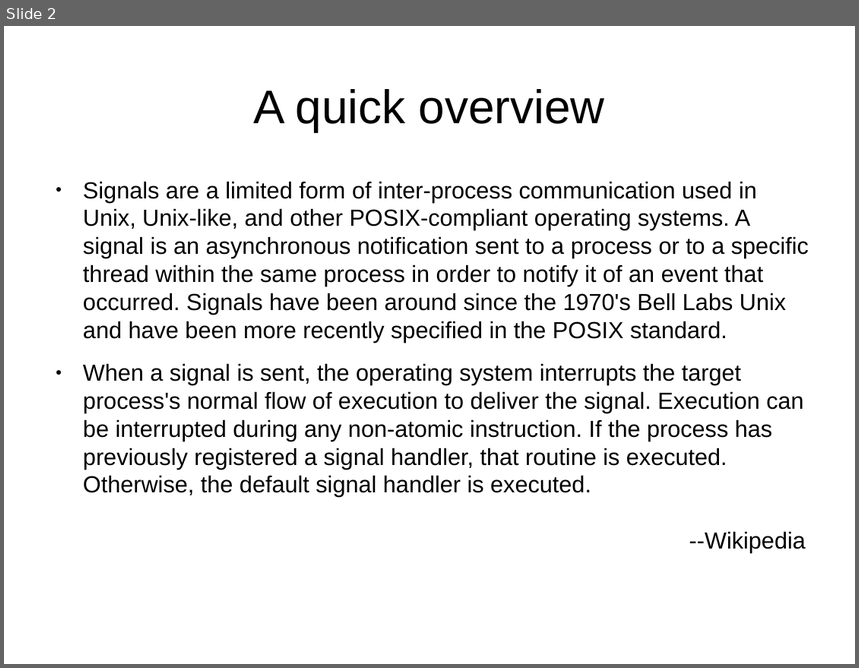
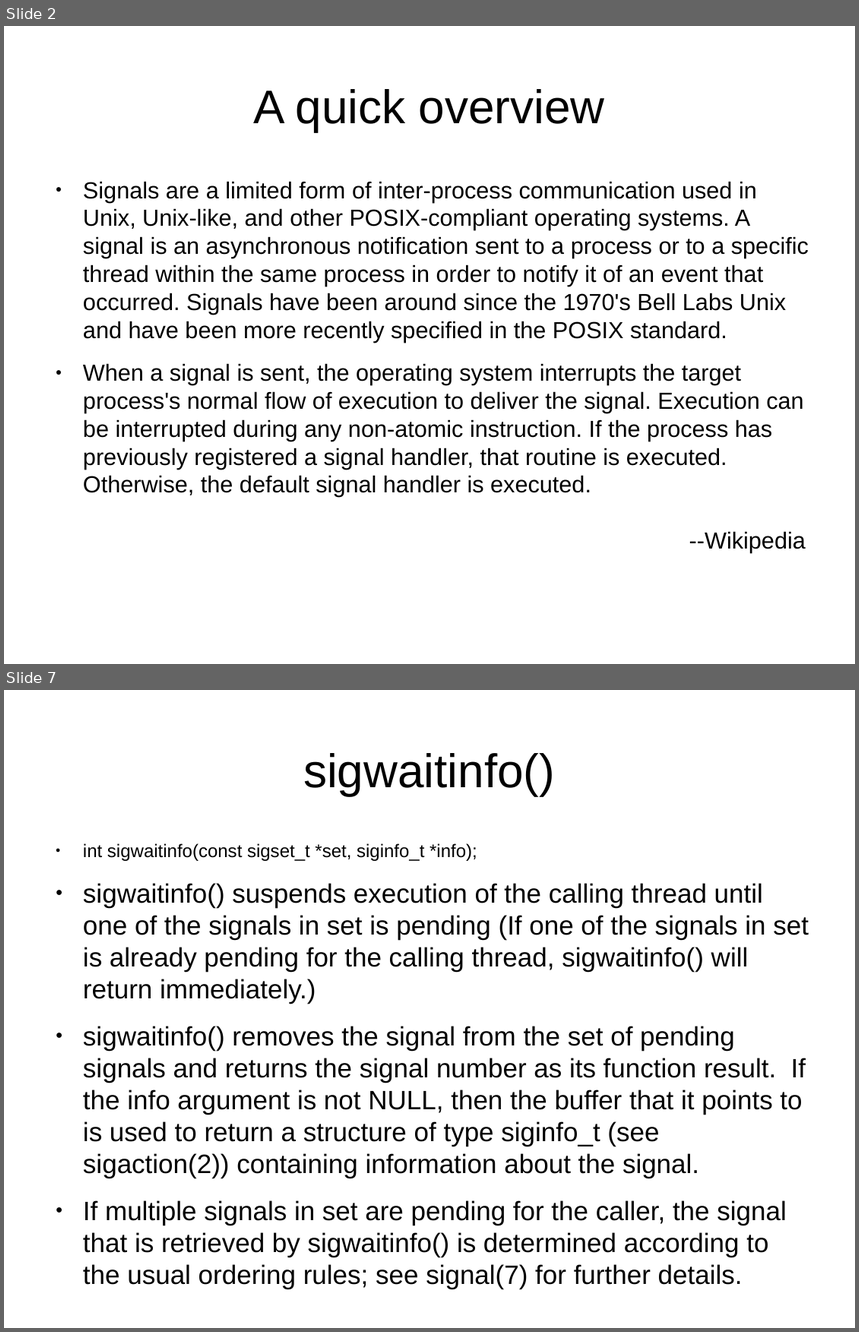
Before and after one commit to cknite/psignals, a slide deck: docs/psignals.odp. Shown one above the other, each under a label of ours: slide 2 before the commit, slides 2 and 7 after it; the slides between them are not shown. The pictures are 859x668 and 859x1332 pixels, drawn with LibreOffice and Linux fonts; fonts in the diff are those of the drawing. Boxes give left, top, right and bottom in pixels: in the first picture for what was removed or moved away, otherwise in the second. Text is boxed around its words. In the diff, an @@ line names an element or a change of style, - is before the commit and + after.

```diff
--- a/docs/psignals.odp
+++ b/docs/psignals.odp
@@ slide 7 added at (x1=4, y1=690, x2=855, y2=1328), background #FFFFFF @@
@@ title added at (x1=303, y1=753, x2=555, y2=796), 44 pt, text #000000 @@
+sigwaitinfo()
@@ text added at (x1=83, y1=844, x2=809, y2=1290), 24.8 pt, text #000000 @@
+● int sigwaitinfo(const sigset_t *set, siginfo_t *info);
+● sigwaitinfo() suspends execution of the calling thread until one of the signals in set is pending (If one of the signals in set is already pending for the calling thread, sigwaitinfo() will return immediately.)
+● sigwaitinfo() removes the signal from the set of pending signals and returns the signal number as its function result. If the info argument is not NULL, then the buffer that it points to is used to return a structure of type siginfo_t (see sigaction(2)) containing information about the signal.
+● If multiple signals in set are pending for the caller, the signal that is retrieved by sigwaitinfo() is determined according to the usual ordering rules; see signal(7) for further details.
```
Also in this commit, not shown: 2 slides changed, 3 other slides added, 1 slide removed.
